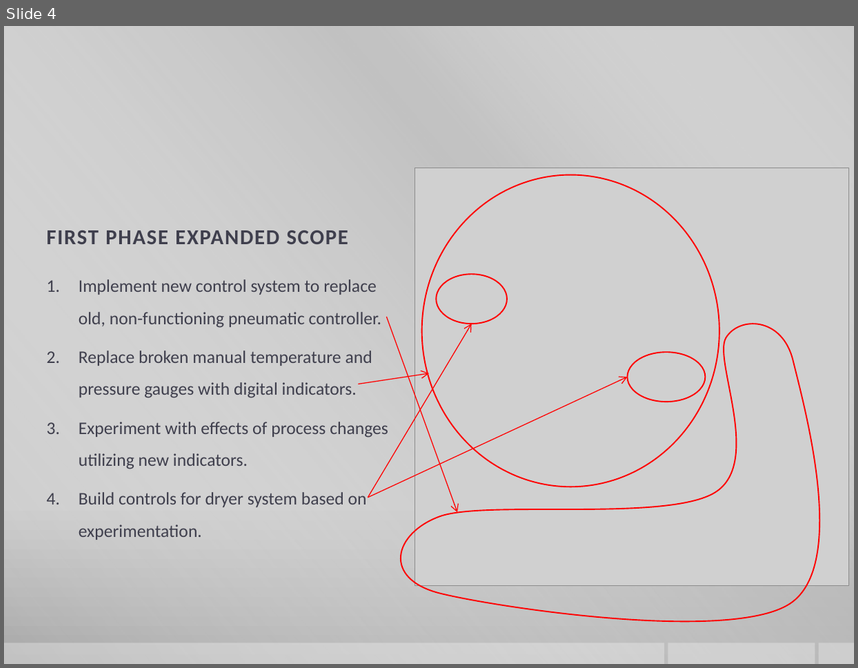
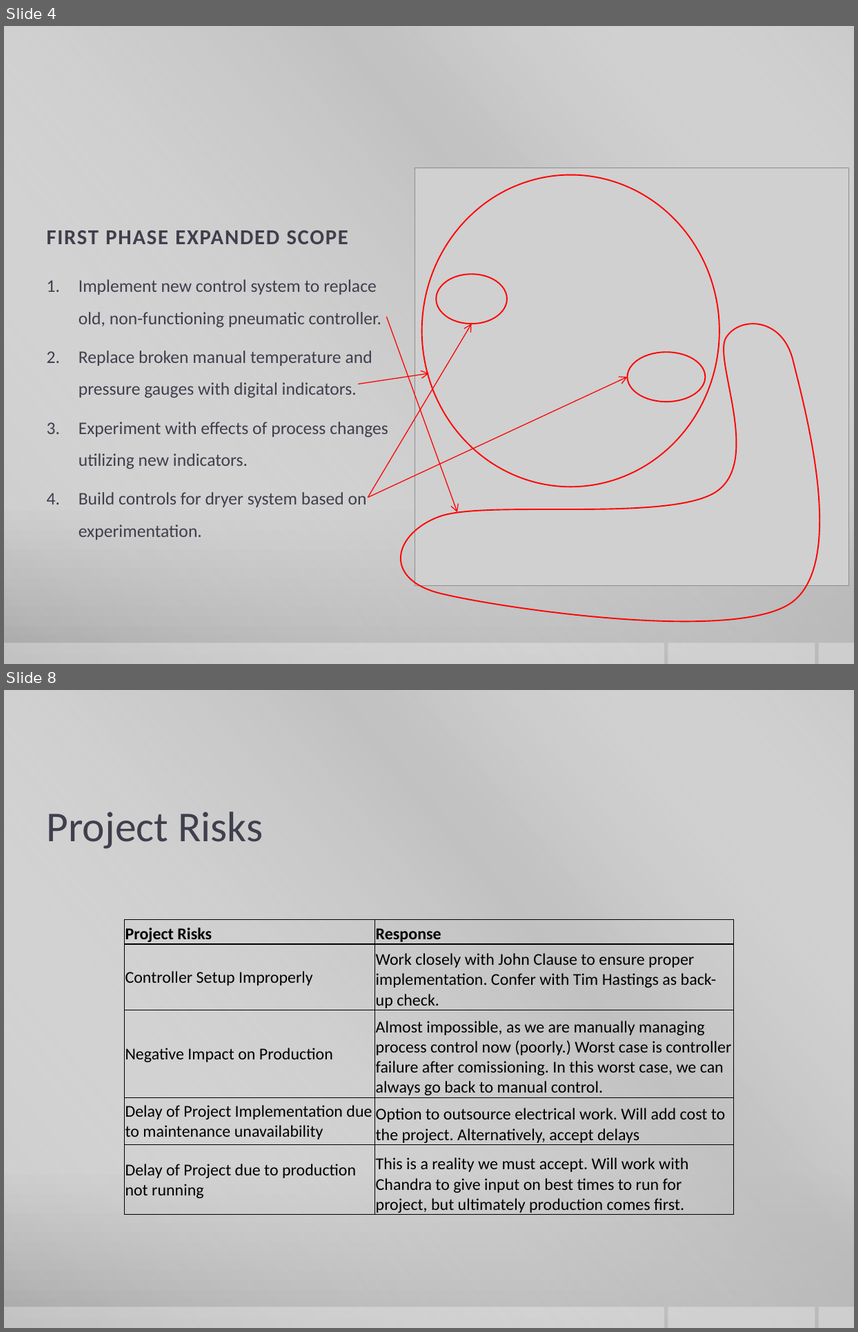
Before and after one commit to Bobby-Miller/RotaryKiln, a slide deck: Project Documents/Rotary Kiln Data Acquisition and Controls Upgrade.pptx. Shown one above the other, each under a label of ours: slide 4 before the commit, slides 4 and 8 after it; the slides between them are not shown. The pictures are 858x668 and 858x1332 pixels, drawn with LibreOffice and Linux fonts; fonts in the diff are those of the drawing; grey boxes stand for pictures; background and template pictures are left out. Boxes give left, top, right and bottom in pixels: in the first picture for what was removed or moved away, otherwise in the second. Text is boxed around its words. In the diff, an @@ line names an element or a change of style, - is before the commit and + after.

```diff
--- a/Project Documents/Rotary Kiln Data Acquisition and Controls Upgrade.pptx
+++ b/Project Documents/Rotary Kiln Data Acquisition and Controls Upgrade.pptx
@@ slide 8 added at [4,690,854,1328], background gradient #CBCBCB to #C8C8C8 to #A7A7A7; not listed: 4 template elements that a slide beside it also shows @@
@@ title added at [47,811,263,849], 36 pt, text #3F3F4D @@
+Project Risks
@@ table added at [125,920,734,1215], 5 rows, 2 columns @@
+Project Risks | Response
+Controller Setup Improperly | Work closely with John Clause to ensure proper implementation. Confer with Tim Hastings as back-up check.
+Negative Impact on Production | Almost impossible, as we are manually managing process control now (poorly.) Worst case is controller failure after comissioning. In this worst case, we can always go back to manual control.
+Delay of Project Implementation due to maintenance unavailability | Option to outsource electrical work. Will add cost to the project. Alternatively, accept delays
+Delay of Project due to production not running | This is a reality we must accept. Will work with Chandra to give input on best times to run for project, but ultimately production comes first.
```
Also in this commit, not shown: 1 slide changed, 3 other slides added, 1 slide removed, 1 other file.
